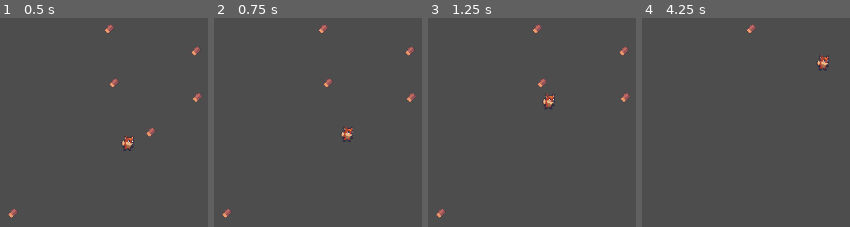
Above: before the commit, frames 1-4 (left to right).
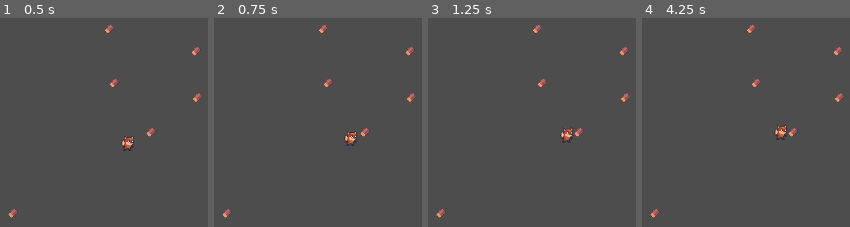
Above: after the commit, the same moments.

Repository: SBSoftwareDev/brainless
Game: Godot game, scene res://src/scenes/game.tscn
The game is run twice, just before and just after one commit, with the same random seed, the same clock (stepped at 60 frames per second) and the same inputs.
Inputs:
- Up to frame 1 (0.5 s): no input
- Up to frame 2 (0.75 s): no input
- Up to frame 3 (1.25 s): no input
- Up to frame 4 (4.25 s): tap Enter at 2.75 s; tap Space at 3.5 s

Frame 1 is identical in both runs. In frame 2, 0.5% of the frame differs, in the area x 61-75%, y 52-62%; in frame 3, 0.7%; in frame 4, 1.1%, in the area x 3-98%, y 13-96%.
Error after the commit: Invalid access to property or key 'nectar' on a base object of type 'null instance'. (res://src/scripts/worker_bee.gd:37)

Commit message:
Started economy system

Diff:
--- /dev/null
+++ b/src/scenes/economy.gd
@@ -0,0 +1,3 @@
+extends Node
+
+@export var nectar :int = 0
--- a/src/scenes/game.tscn
+++ b/src/scenes/game.tscn
@@ -1,5 +1,6 @@
-[gd_scene load_steps=3 format=3 uid="uid://4vqtyrbxi32s"]
+[gd_scene load_steps=4 format=3 uid="uid://4vqtyrbxi32s"]
 
+[ext_resource type="Script" uid="uid://b5qquvw15kre8" path="res://src/scenes/economy.gd" id="1_3rtjt"]
 [ext_resource type="PackedScene" uid="uid://kf0cvuft61ib" path="res://src/scenes/collectible.tscn" id="1_covw0"]
 [ext_resource type="PackedScene" uid="uid://gyn7g55md6gq" path="res://src/scenes/worker_bee.tscn" id="2_3rtjt"]
 
@@ -8,6 +9,10 @@
 
 [node name="Systems" type="Node" parent="."]
 process_mode = 1
+
+[node name="Economy" type="Node" parent="Systems"]
+unique_name_in_owner = true
+script = ExtResource("1_3rtjt")
 
 [node name="World" type="Node2D" parent="."]
 process_mode = 1
@@ -21,6 +26,7 @@
 
 [node name="Collectible" parent="World/Entities" instance=ExtResource("1_covw0")]
 position = Vector2(528, 302)
+scale = Vector2(1.0225279, 1)
 
 [node name="Collectible2" parent="World/Entities" instance=ExtResource("1_covw0")]
 position = Vector2(595, 252)
--- a/src/scripts/worker_bee.gd
+++ b/src/scripts/worker_bee.gd
@@ -5,7 +5,7 @@
 var target :Vector2 = Vector2.ZERO
 var enemies :Array[Vector2]
 
-
+@onready var economy: Node = $"Economy"
 
 
 ## MOVEMENT & PHYSICS
@@ -34,5 +34,6 @@
 
 func _on_collection_area_body_entered(body: Node2D) -> void:
 	if body.name.begins_with("Collectible"):
+		economy.nectar += 1
 		body.freeEntity()
 		print("Collected ", enemies.pop_front())
Not shown, added: src/scenes/economy.gd.uid
